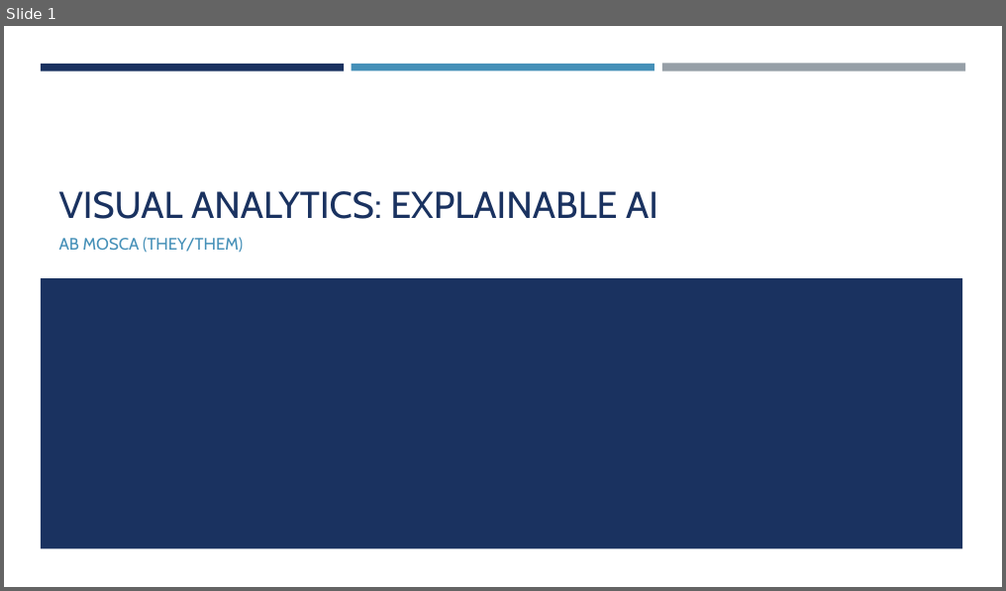
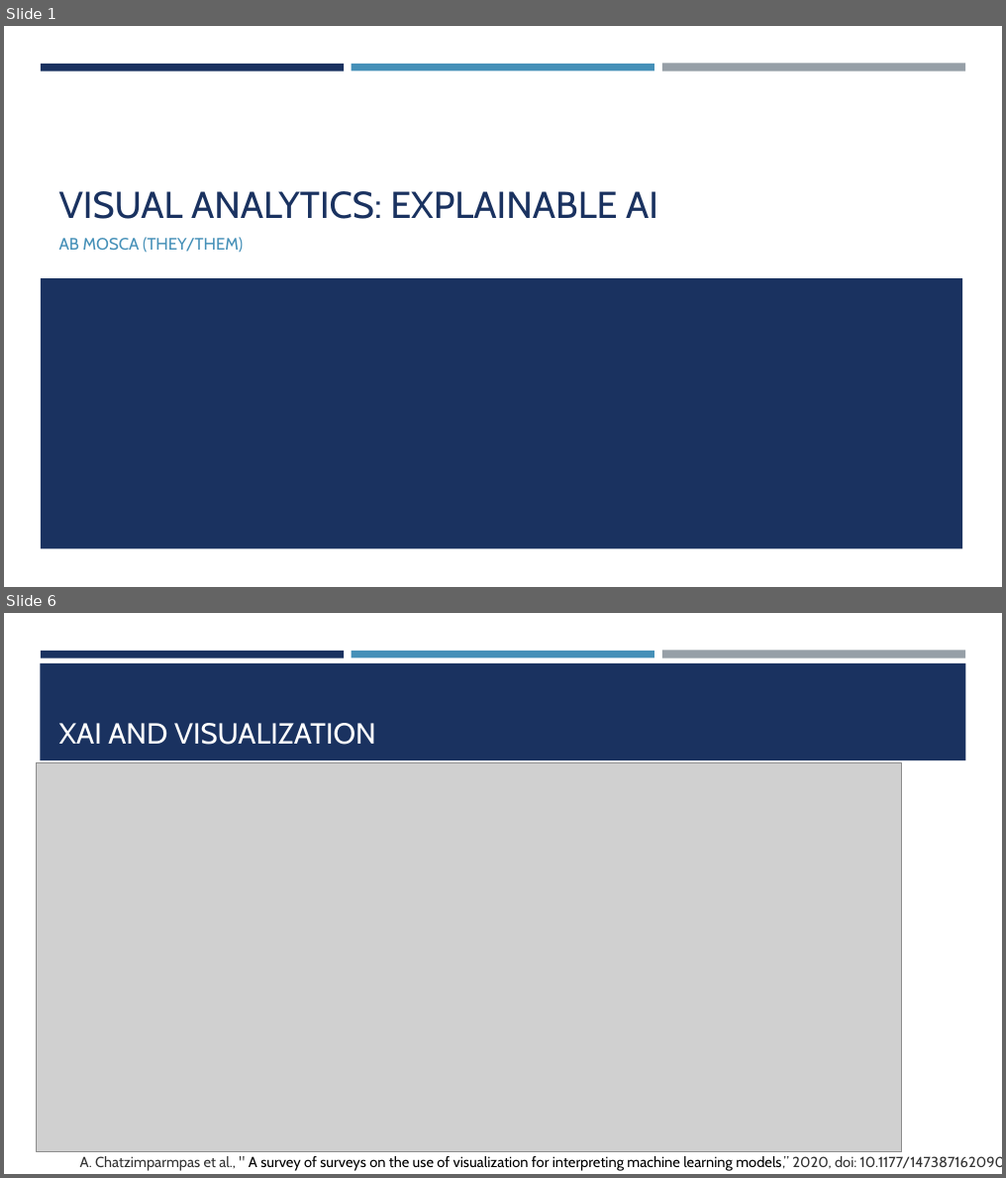
Before and after one commit to amosca01/SDS-CSC235, a slide deck: slides/17-XAI.pptx. Shown one above the other, each under a label of ours: slide 1 before the commit, slides 1 and 6 after it; the slides between them are not shown. The pictures are 1006x591 and 1006x1178 pixels, drawn with LibreOffice and Linux fonts; fonts in the diff are those of the drawing; grey boxes stand for pictures. Boxes give left, top, right and bottom in pixels: in the first picture for what was removed or moved away, otherwise in the second. Text is boxed around its words. In the diff, an @@ line names an element or a change of style, - is before the commit and + after.

```diff
--- a/slides/17-XAI.pptx
+++ b/slides/17-XAI.pptx
@@ slide 6 added at (x1=4, y1=613, x2=1002, y2=1174), background #FFFFFF; not listed: 3 template elements that a slide beside it also shows @@
@@ rectangle added at (x1=40, y1=663, x2=966, y2=761), fill #1A3260 @@
@@ title added at (x1=59, y1=723, x2=376, y2=745), 28 pt, text #FFFFFF @@
+XAI AND VISUALIZATION
@@ picture added at (x1=37, y1=763, x2=902, y2=1153) @@
@@ text added at (x1=80, y1=1157, x2=1002, y2=1171), 14 pt, text #000000 @@
+A. Chatzimparmpas et al., " A survey of surveys on the use of visualization for interpreting machine learning models,” 2020, doi: 10.1177/1473871620904671
```
Also in this commit, not shown: 1 slide changed, 12 other slides added, 2 other files.
